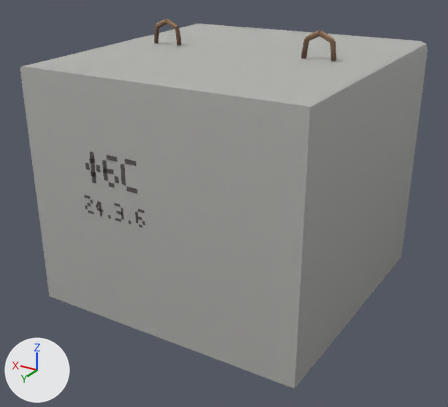
A saved change to the glTF model assets/models/props/road_block.glb.
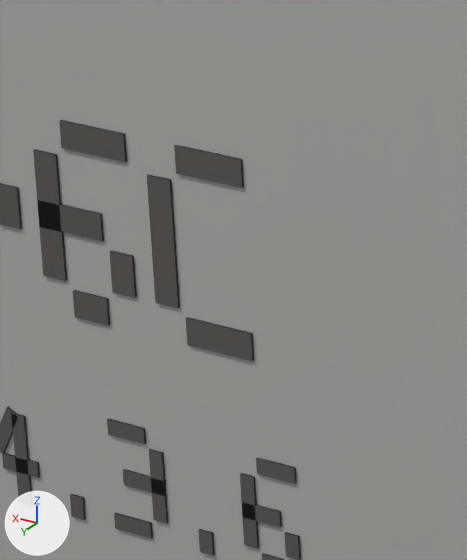
There are two pictures of each version: one whole from a camera (50 mm lens) standing at (-1.447, 2.539, 1.676) and looking at (0.012, 0.106, 0.46), one close up on the part from 22% to 38% of the width and 33% to 55% of the height. Every picture has the same lights, and +X, +Y and +Z are marked at lower left. The last two pictures show the newer version. Vertices at exactly the same position are counted once.

Names of what the first close-up shows: 'static'.
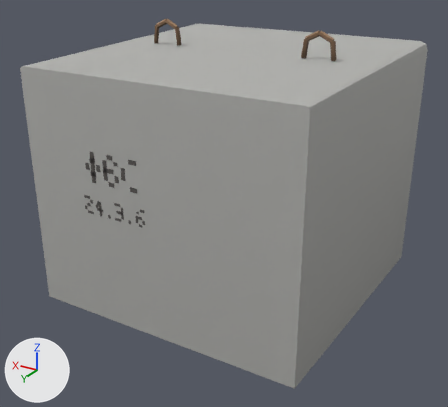
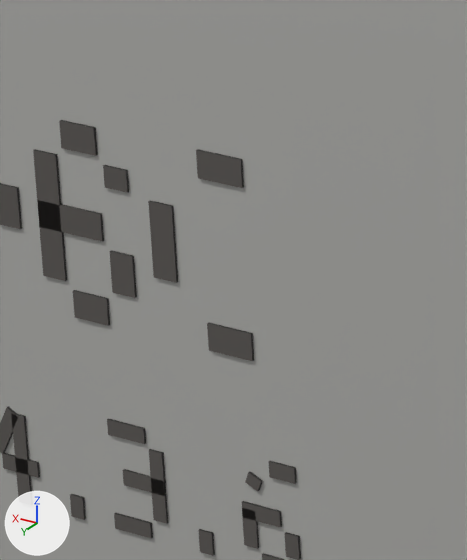
Changed parts and their boxes (x1, y1, x2, y2) in the close-ups (467 x 560 px; the box of a moved part takes in the faces that stretch with it):
part 1 of me_static, added: after (103, 165, 129, 193)
part 2 of me_static, deleted: before (147, 174, 180, 308)
part 3 of me_static, moved or reshaped: (59, 120, 296, 549) in both

The edits, one by one:
me_static is used by ob_static; location (0.0, 0.0, 0.0).
me_static had 386 vertices, 620 faces and spanned x -0.7..0.7, y -0.7..0.702, z 0.0..1.311.
me_static now has 402 vertices, 644 faces and spans x -0.7..0.7, y -0.7..0.702, z 0.0..1.311.
me_static part 1: a new loose piece, a box spanning x 0.1652..0.1844, y 0.7..0.702, z 0.8094..0.8246, in mat_char.
me_static part 2: the loose piece of 8 vertices spanning x 0.129..0.148, y 0.7..0.702, z 0.735..0.825 is deleted.
Part 3, on me_static:
8 vertices in x 0.123, y 0.7..0.702, z 0.71..0.85 move by (-0.018, 0.0, 0.0).
4 vertices in x 0.165, y 0.7..0.702, z 0.83..0.85 move by (0.025, 0.0, 0.0).
4 vertices in x 0.07, y 0.7..0.702, z 0.629..0.641 move by (-0.01, 0.0, 0.0).
4 vertices in x 0.074..0.085, y 0.7..0.702, z 0.626 move by (0.0, 0.0, -0.024).
8 vertices are added at x 0.067..0.081, y 0.7..0.702, z 0.617..0.629.
12 new faces join them, mat_char.
Other edits to the shape of me_static do not show in these pictures.
